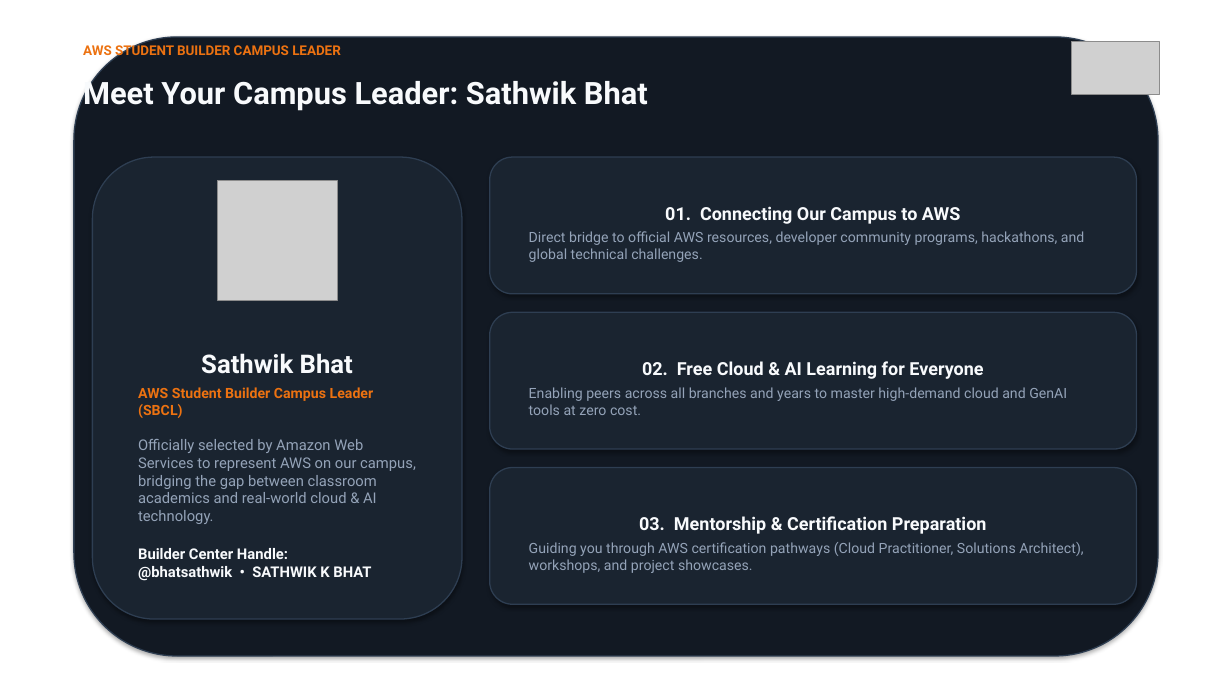
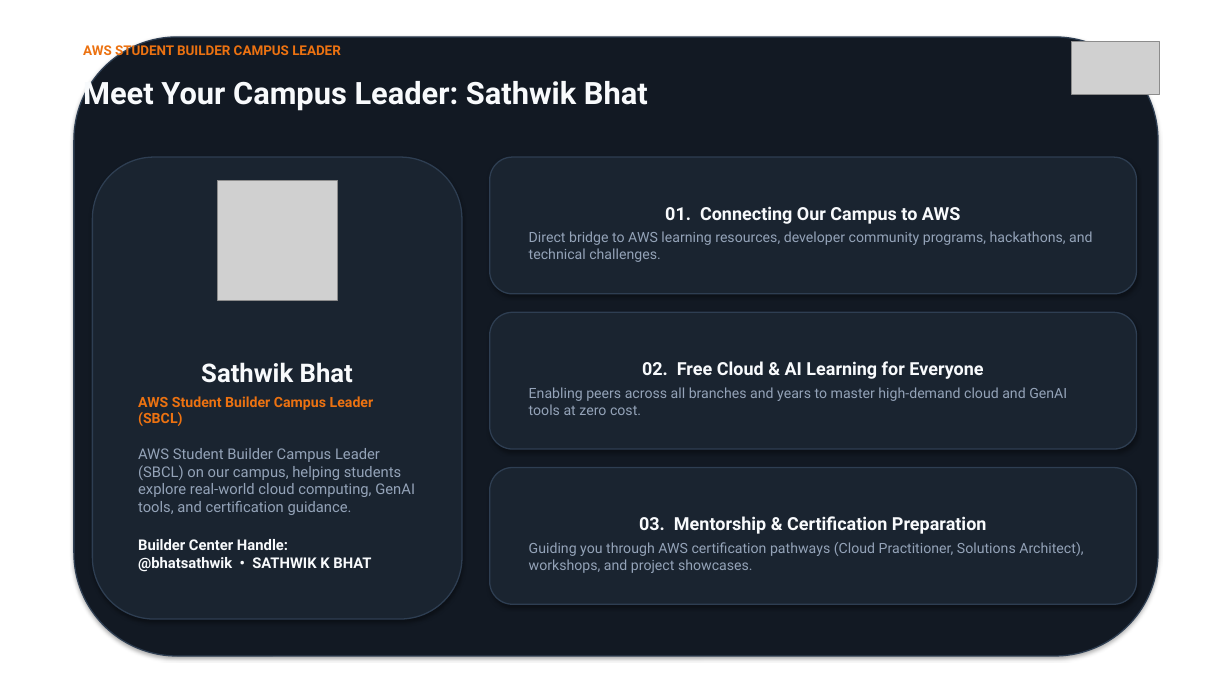
Before and after one commit to sathwikkbhat/AWS-CAMPUSLEADER, a slide deck: slide 2 of AWS_Builder_Center_Class_Announcement.pptx. Drawn at 1232x693 pixels with LibreOffice and Linux fonts; fonts in the diff are those of the drawing; grey boxes stand for pictures; background and template pictures are left out. Boxes give left, top, right and bottom in pixels: in the first picture for what was removed or moved away, otherwise in the second. Text is boxed around its words. In the diff, an @@ line names an element or a change of style, - is before the commit and + after.

Commit message:
Refine messaging: tone down claims, use AWS Student Builder Campus Leader, and remove 'official' throughout

```diff
--- a/AWS_Builder_Center_Class_Announcement.pptx
+++ b/AWS_Builder_Center_Class_Announcement.pptx
@@ text in rounded rectangle at box(529, 231, 1092, 262): text changed @@
-Direct bridge to official AWS resources, developer community programs, hackathons, and global technical challenges.
+Direct bridge to AWS learning resources, developer community programs, hackathons, and technical challenges.
@@ text in rounded rectangle at box(138, 448, 415, 515): text changed @@
-Officially selected by Amazon Web Services to represent AWS on our campus, bridging the gap between classroom academics and real-world cloud & AI technology.
+AWS Student Builder Campus Leader (SBCL) on our campus, helping students explore real-world cloud computing, GenAI tools, and certification guidance.
```
Also in this commit, not shown: 3 other slides changed, 2 other files.
